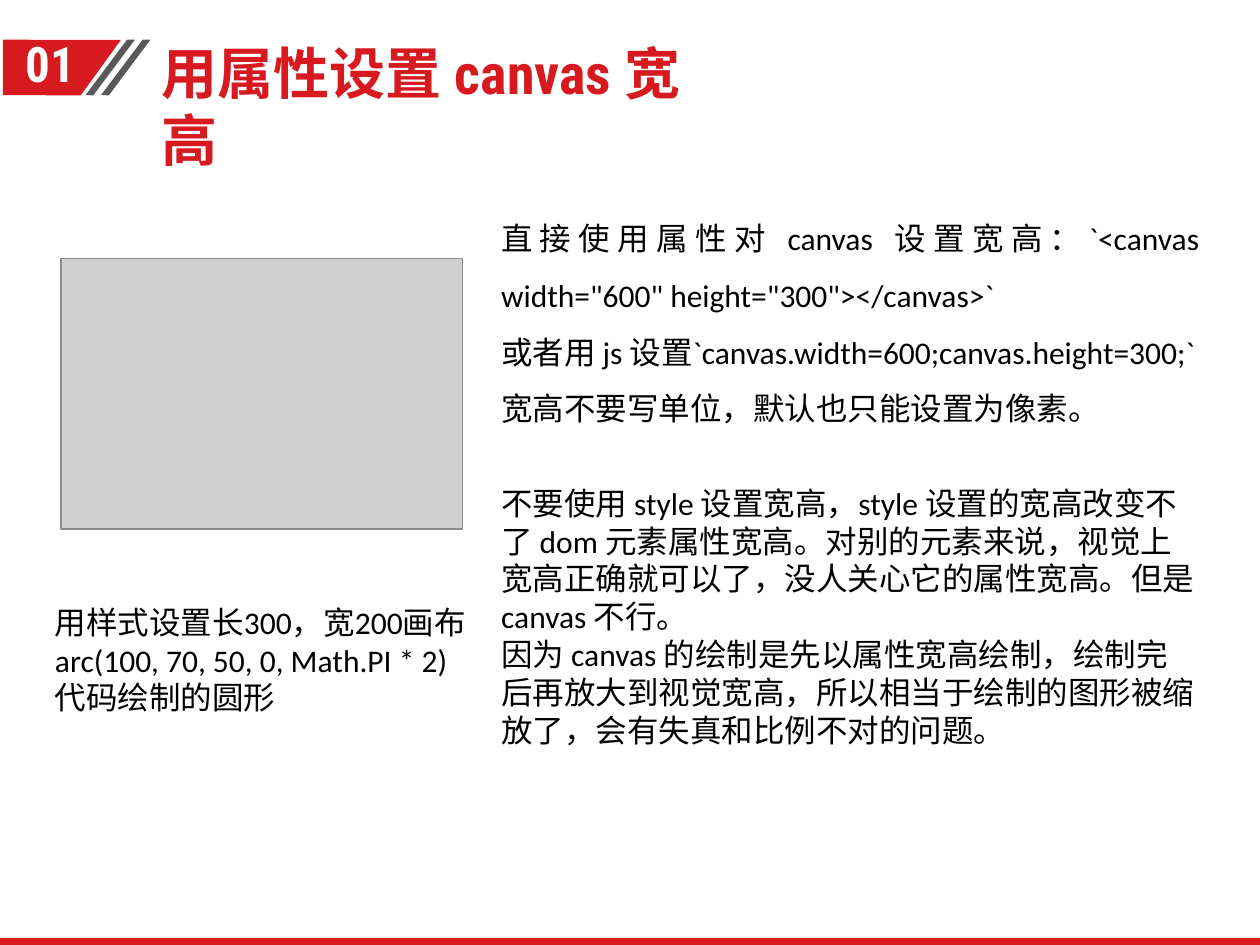
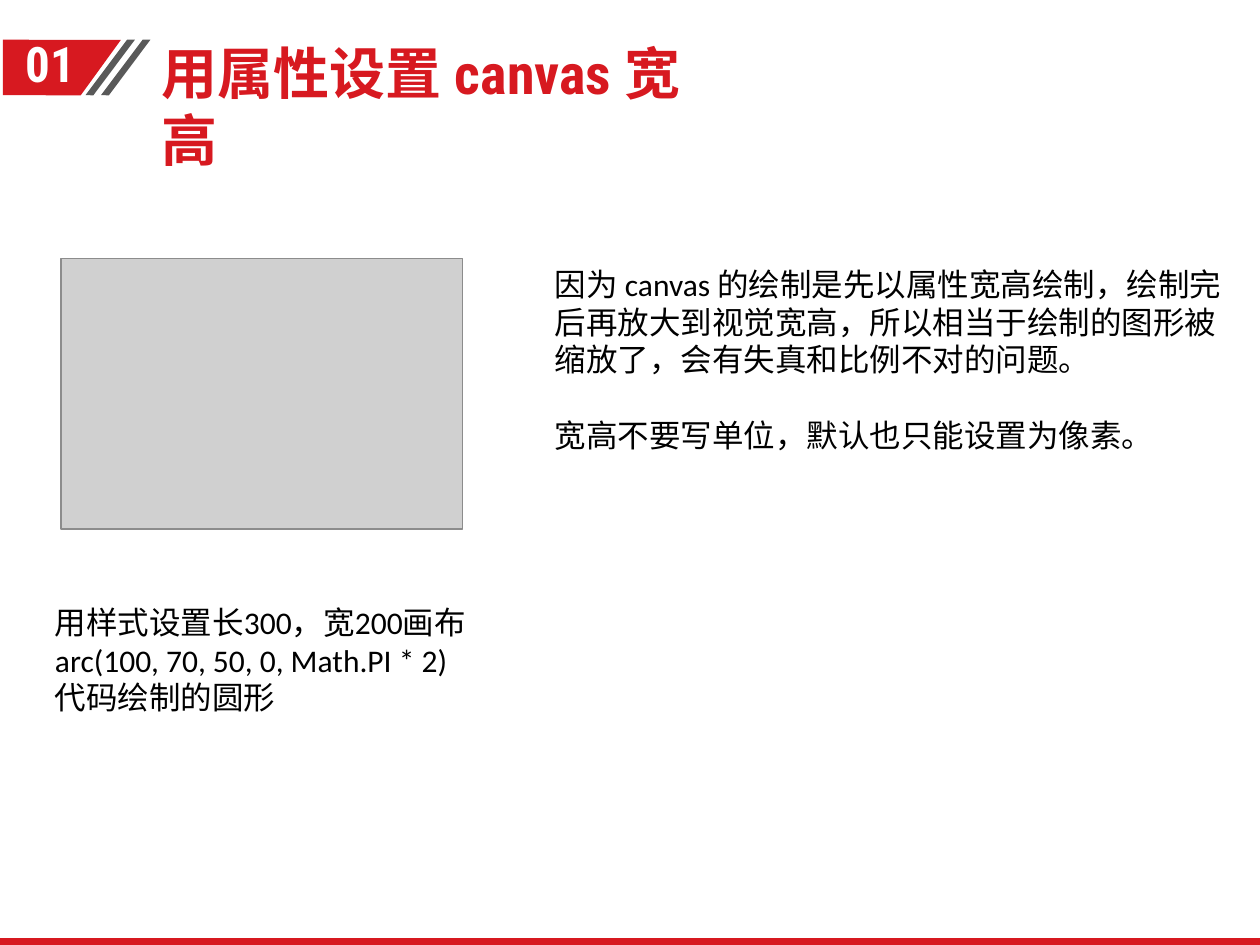
Before and after one commit to Yuchaocheng/canvas, a slide deck: slide 7 of canvas基础分享.pptx. Drawn at 1260x945 pixels with LibreOffice and Linux fonts; fonts in the diff are those of the drawing; grey boxes stand for pictures; background and template pictures are left out. Boxes give left, top, right and bottom in pixels: in the first picture for what was removed or moved away, otherwise in the second. Text is boxed around its words. In the diff, an @@ line names an element or a change of style, - is before the commit and + after.

```diff
--- a/canvas基础分享.pptx
+++ b/canvas基础分享.pptx
@@ text "因为 canvas 的绘制是先以属性宽高绘制，绘制完后再放大到视觉宽高，所以相当于绘制的图形被缩放了，会有失真和比例不对 ...": place and size @@
-text "因为 canvas 的绘制是先以属性宽高绘制，绘制完后再放大到视觉宽高，所以相当于绘制的图形被缩放了，会有失真和比例不对 ..." at (501, 223, 1199, 745)
+text "因为 canvas 的绘制是先以属性宽高绘制，绘制完后再放大到视觉宽高，所以相当于绘制的图形被缩放了，会有失真和比例不对 ..." at (555, 269, 1221, 450)
@@ text at (555, 269, 1221, 374): text changed @@
-直接使用属性对 canvas 设置宽高：`<canvas width="600" height="300"></canvas>`
-或者用 js 设置`canvas.width=600;canvas.height=300;`
+因为 canvas 的绘制是先以属性宽高绘制，绘制完后再放大到视觉宽高，所以相当于绘制的图形被缩放了，会有失真和比例不对的问题。
@@ text at (555, 420, 1153, 450): alignment justified to left; line spacing 1.5 to 1 @@
@@ text at (501, 488, 1194, 745): paragraph removed @@
-不要使用 style 设置宽高，style 设置的宽高改变不了 dom 元素属性宽高。对别的元素来说，视觉上宽高正确就可以了，没人关心它的属性宽高。但是canvas 不行。
-因为 canvas 的绘制是先以属性宽高绘制，绘制完后再放大到视觉宽高，所以相当于绘制的图形被缩放了，会有失真和比例不对的问题。
```
Also in this commit, not shown: 13 other slides changed.
